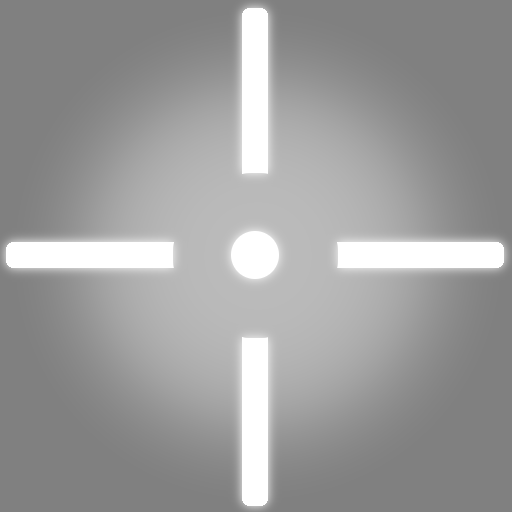
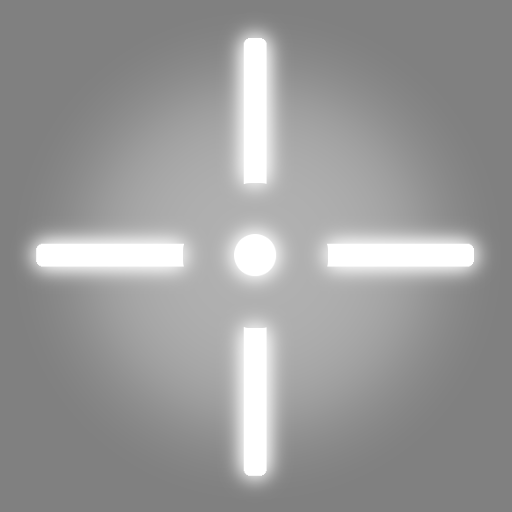
The second 512px x 512px image is a revision of the first. Changes to its layers:
moved "Layer" above "Layer copy #1", painted on it over [6, 8, 504, 506]
added layer "Layer copy #1" above "Layer copy" over [10, 11, 500, 503]
painted on "Layer copy" over [0, 0, 512, 512]
"Layer #1": opacity 46% → 38% over [7, 5, 509, 507]
